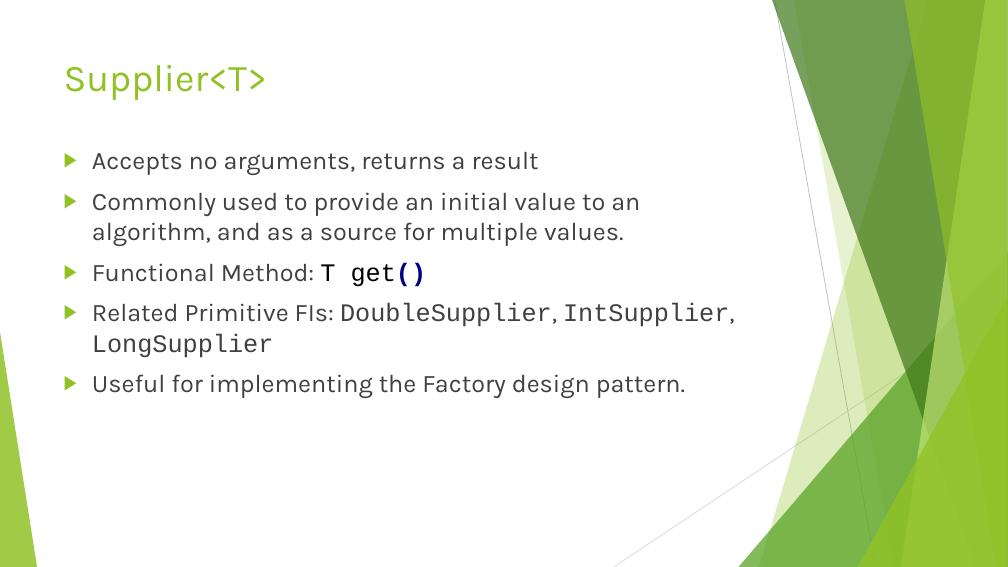
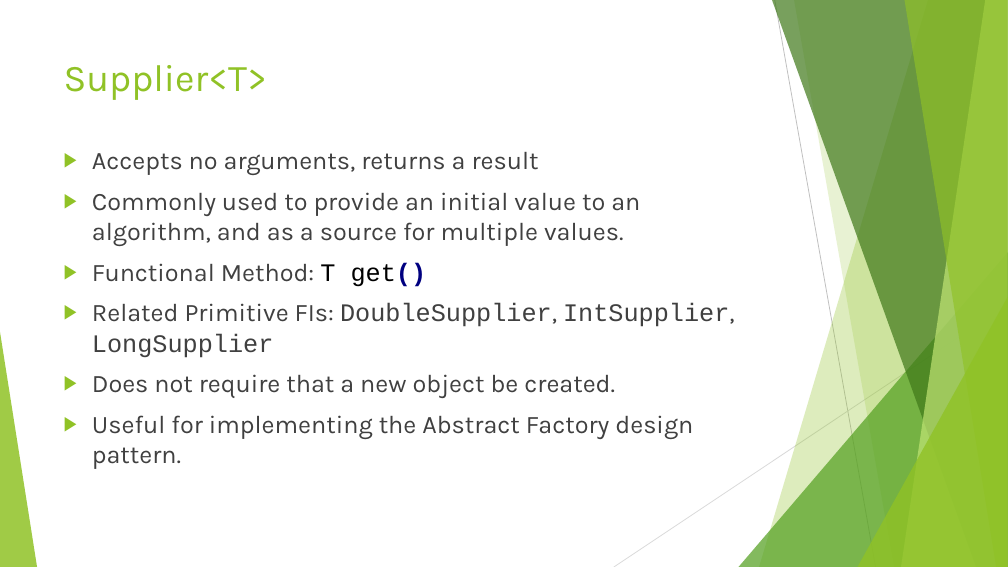
Before and after one commit to RichardRoda/2017-CodePaLOUsa-Lambda, a slide deck: slide 11 of Learning to Love the Lambda in the Stream.pptx. Drawn at 1008x567 pixels with LibreOffice and Linux fonts; fonts in the diff are those of the drawing. Boxes give left, top, right and bottom in pixels: in the first picture for what was removed or moved away, otherwise in the second. Text is boxed around its words. In the diff, an @@ line names an element or a change of style, - is before the commit and + after.

```diff
--- a/Learning to Love the Lambda in the Stream.pptx
+++ b/Learning to Love the Lambda in the Stream.pptx
@@ text at box(92, 374, 693, 469): text changed @@
-▶ Useful for implementing the Factory design pattern.
+▶ Does not require that a new object be created.
+▶ Useful for implementing the Abstract Factory design pattern.
```
Also in this commit, not shown: 11 other slides changed, 8 slides added, 1 other file.
